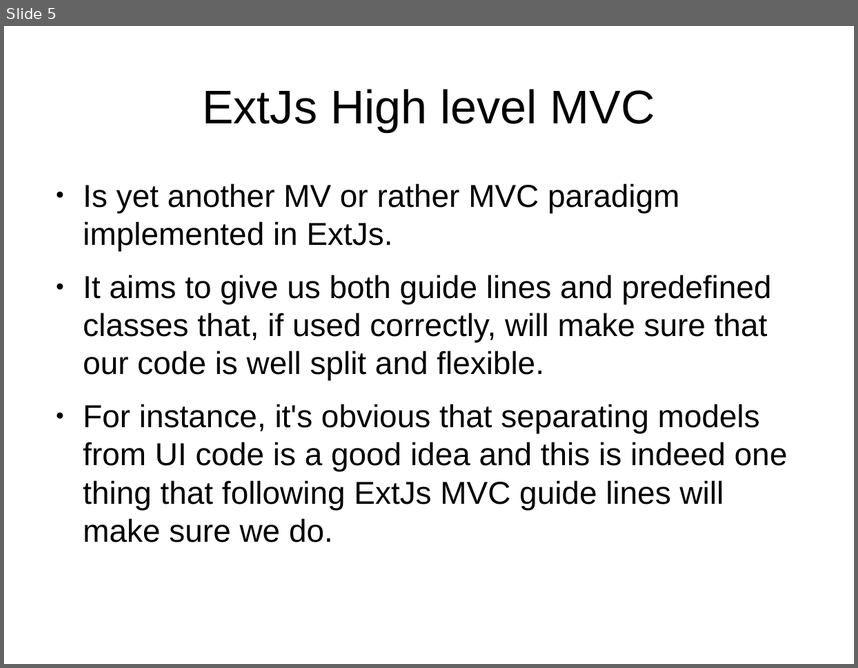
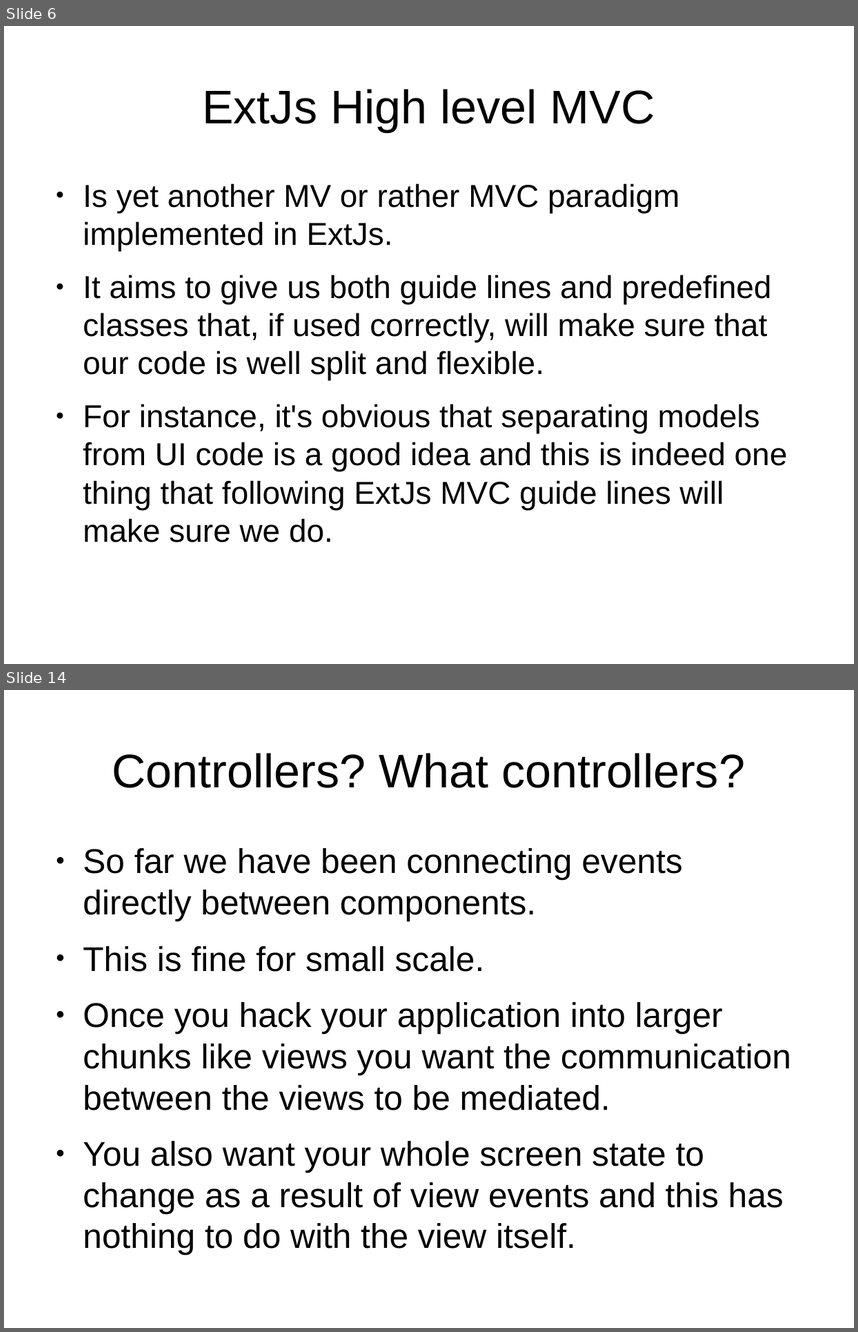
Before and after one commit to veltzer/demos, a slide deck: javascript/extjs/doc/extjs_mvc.odp. Shown one above the other, each under a label of ours: slide 5 before the commit, slides 6 and 14 after it; the slides between them are not shown. The pictures are 858x668 and 858x1332 pixels, drawn with LibreOffice and Linux fonts; fonts in the diff are those of the drawing. Boxes give left, top, right and bottom in pixels: in the first picture for what was removed or moved away, otherwise in the second. Text is boxed around its words. In the diff, an @@ line names an element or a change of style, - is before the commit and + after.

```diff
--- a/javascript/extjs/doc/extjs_mvc.odp
+++ b/javascript/extjs/doc/extjs_mvc.odp
@@ slide 14 added at bbox=[4, 690, 854, 1328], background #FFFFFF @@
@@ title added at bbox=[112, 753, 745, 788], 44 pt, text #000000 @@
+Controllers? What controllers?
@@ text added at bbox=[83, 848, 791, 1254], 32 pt, text #000000 @@
+● So far we have been connecting events directly between components.
+● This is fine for small scale.
+● Once you hack your application into larger chunks like views you want the communication between the views to be mediated.
+● You also want your whole screen state to change as a result of view events and this has nothing to do with the view itself.
@@ what was slide 5 is now slide 6 @@
```
Also in this commit, not shown: 1 slide changed, 18 other slides added, 3 other files.
